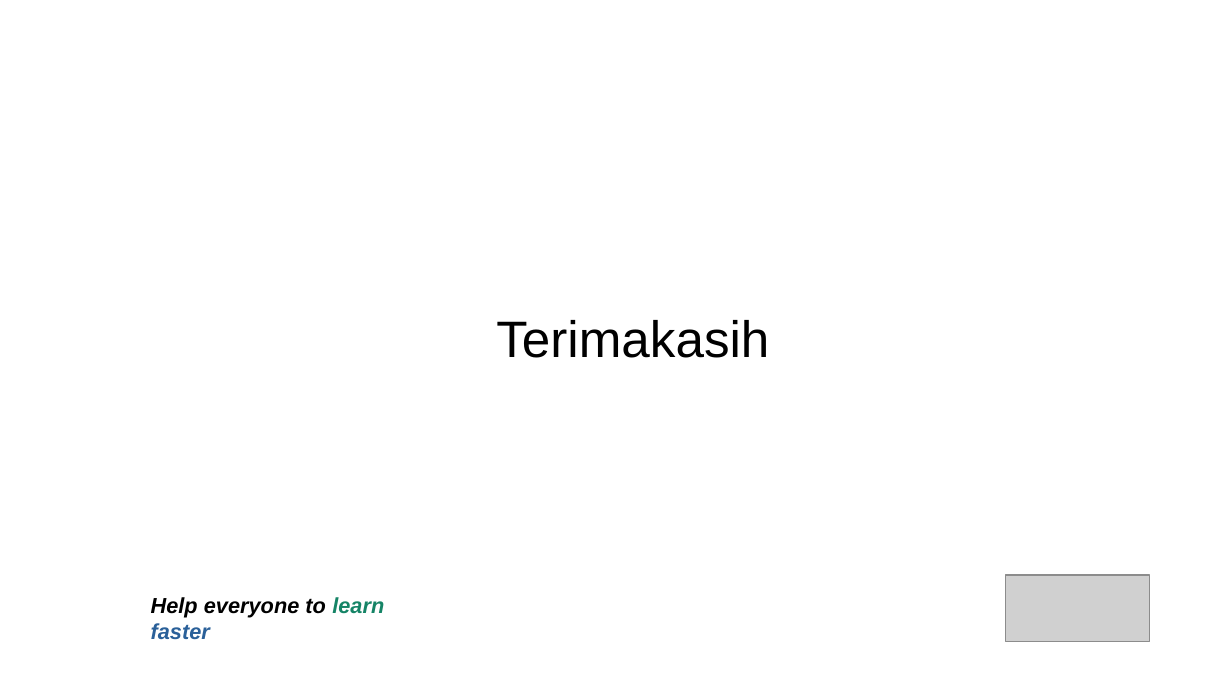
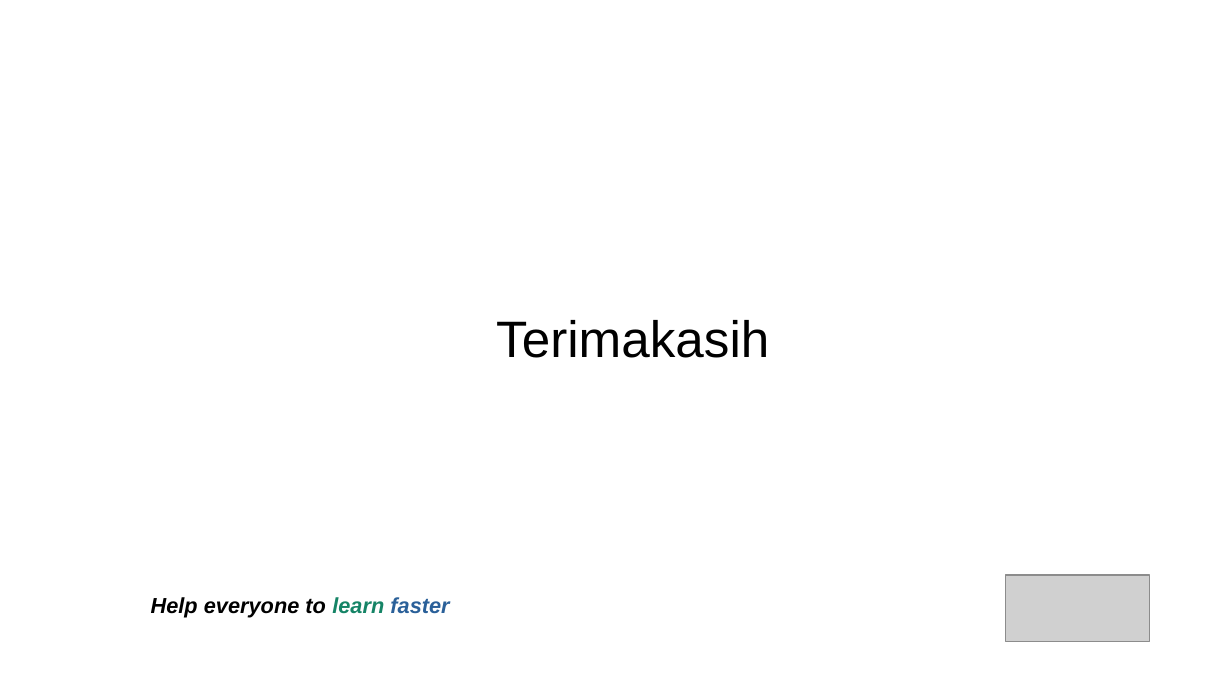
Before and after one commit to jejaksaid/course-flc, a slide deck: slide 74 of Time Management/time-management.pptx. Drawn at 1232x693 pixels with LibreOffice and Linux fonts; fonts in the diff are those of the drawing; grey boxes stand for pictures; background and template pictures are left out. Boxes give left, top, right and bottom in pixels: in the first picture for what was removed or moved away, otherwise in the second. Text is boxed around its words. In the diff, an @@ line names an element or a change of style, - is before the commit and + after.

```diff
--- a/Time Management/time-management.pptx
+++ b/Time Management/time-management.pptx
@@ text "Help everyone to learn faster" rewrapped from <box>151,597,384,640</box> to <box>151,597,449,618</box> @@
```
Also in this commit, not shown: 56 other slides changed, 1 slide added, 1 slide removed, 2 other files.
